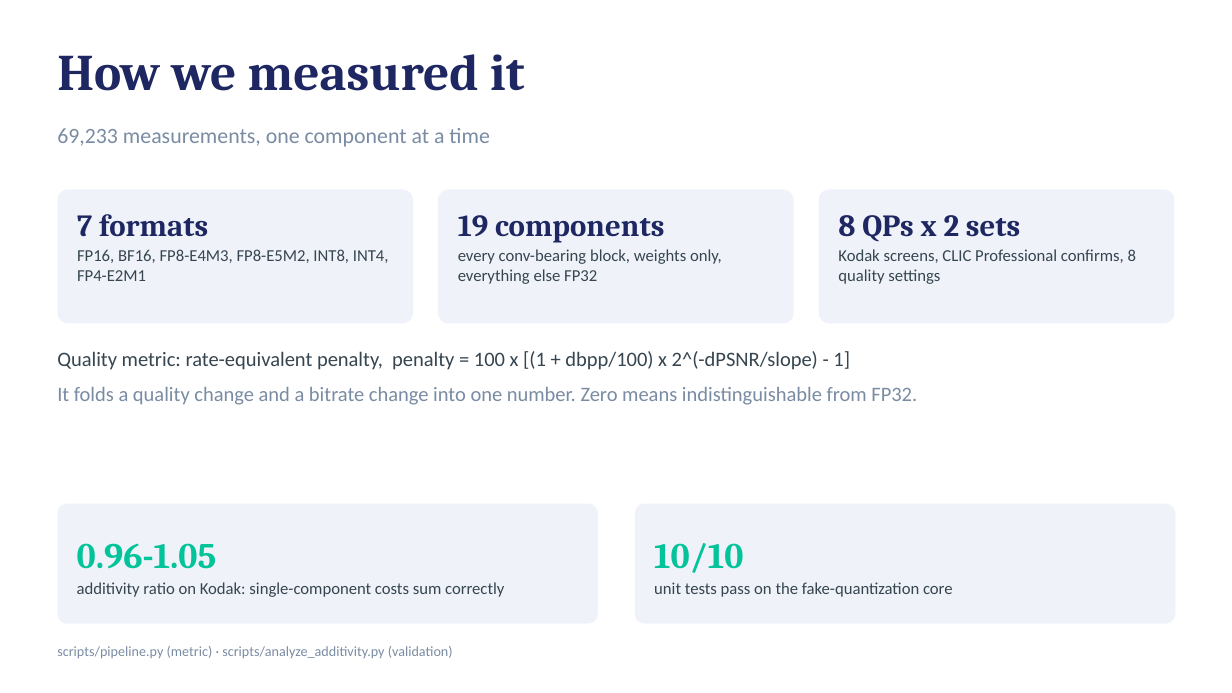
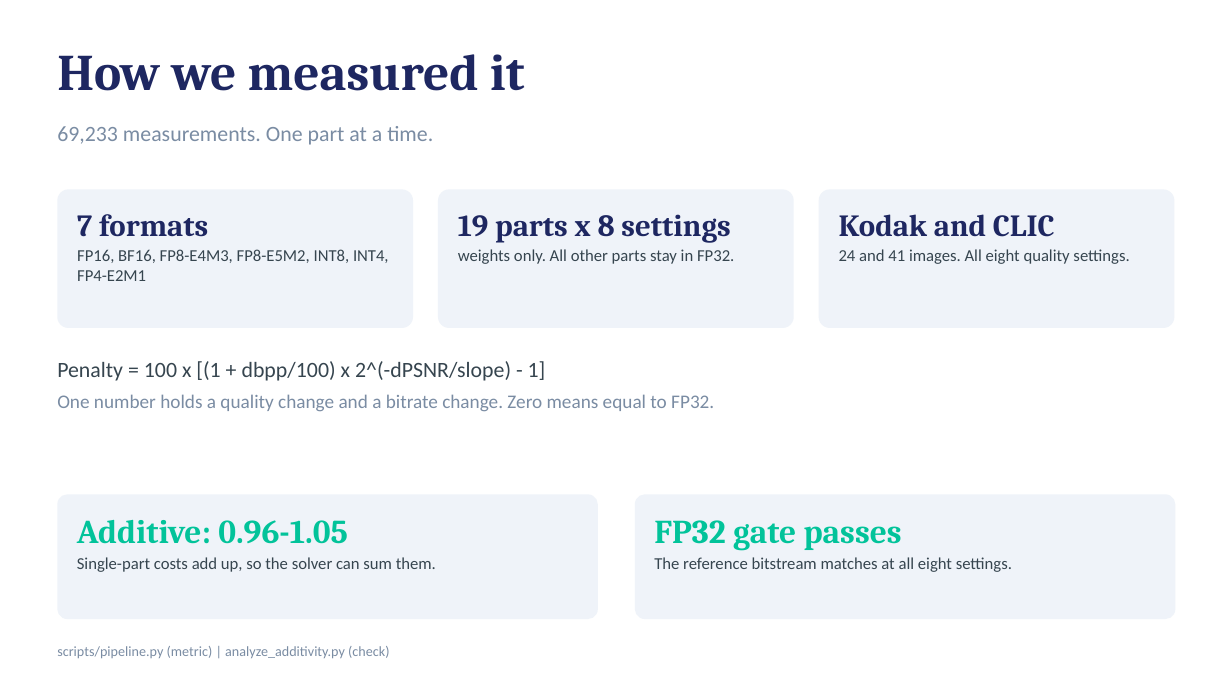
Before and after one commit to harshith0518/CS6886-PULSE-Quantization, a slide deck: slide 3 of submission/PULSE-quantization-deck.pptx. Drawn at 1232x693 pixels with LibreOffice and Linux fonts; fonts in the diff are those of the drawing. Boxes give left, top, right and bottom in pixels: in the first picture for what was removed or moved away, otherwise in the second. Text is boxed around its words. In the diff, an @@ line names an element or a change of style, - is before the commit and + after.

```diff
--- a/submission/PULSE-quantization-deck.pptx
+++ b/submission/PULSE-quantization-deck.pptx
@@ text at box(57, 126, 433, 145): text changed @@
-69,233 measurements, one component at a time
+69,233 measurements. One part at a time.
@@ rounded rectangle "7 formats": place and size @@
-rounded rectangle "7 formats" at box(57, 189, 413, 323)
+rounded rectangle "7 formats" at box(57, 189, 413, 328)
@@ rounded rectangle "19 parts x 8 settings": place and size @@
-rounded rectangle "19 parts x 8 settings" at box(438, 189, 794, 323)
+rounded rectangle "19 parts x 8 settings" at box(438, 189, 794, 328)
@@ rounded rectangle "Kodak and CLIC": place and size @@
-rounded rectangle "Kodak and CLIC" at box(819, 189, 1175, 323)
+rounded rectangle "Kodak and CLIC" at box(819, 189, 1175, 328)
@@ text in rounded rectangle at box(458, 214, 734, 264): text changed @@
-19 components
-every conv-bearing block, weights only, everything else FP32
+19 parts x 8 settings
+weights only. All other parts stay in FP32.
@@ text in rounded rectangle at box(839, 214, 1129, 264): text changed @@
-8 QPs x 2 sets
-Kodak screens, CLIC Professional confirms, 8 quality settings
+Kodak and CLIC
+24 and 41 images. All eight quality settings.
@@ text at box(57, 361, 714, 411): text changed; size 16 to 15 pt @@
-Quality metric: rate-equivalent penalty, penalty = 100 x [(1 + dbpp/100) x 2^(-dPSNR/slope) - 1]
-It folds a quality change and a bitrate change into one number. Zero means indistinguishable from FP32.
+Penalty = 100 x [(1 + dbpp/100) x 2^(-dPSNR/slope) - 1]
+One number holds a quality change and a bitrate change. Zero means equal to FP32.
@@ rounded rectangle "Additive: 0.96-1.05": place and size @@
-rounded rectangle "Additive: 0.96-1.05" at box(57, 504, 598, 624)
+rounded rectangle "Additive: 0.96-1.05" at box(57, 494, 598, 619)
@@ rounded rectangle "Additive: 0.96-1.05" at box(57, 494, 598, 619): vertical alignment middle to top @@
@@ rounded rectangle "FP32 gate passes" at box(635, 494, 1176, 619): vertical alignment middle to top @@
@@ rounded rectangle "FP32 gate passes": place and size @@
-rounded rectangle "FP32 gate passes" at box(635, 504, 1176, 624)
+rounded rectangle "FP32 gate passes" at box(635, 494, 1176, 619)
@@ text in rounded rectangle at box(77, 520, 436, 572): text changed @@
-0.96-1.05
-additivity ratio on Kodak: single-component costs sum correctly
+Additive: 0.96-1.05
+Single-part costs add up, so the solver can sum them.
@@ text in rounded rectangle at box(654, 520, 1012, 572): text changed @@
-10/10
-unit tests pass on the fake-quantization core
+FP32 gate passes
+The reference bitstream matches at all eight settings.
@@ text at box(57, 646, 389, 658): text changed @@
-scripts/pipeline.py (metric) · scripts/analyze_additivity.py (validation)
+scripts/pipeline.py (metric) | analyze_additivity.py (check)
```
Also in this commit, not shown: 4 other slides changed, 5 slides added, 10 slides removed, 46 other files.
